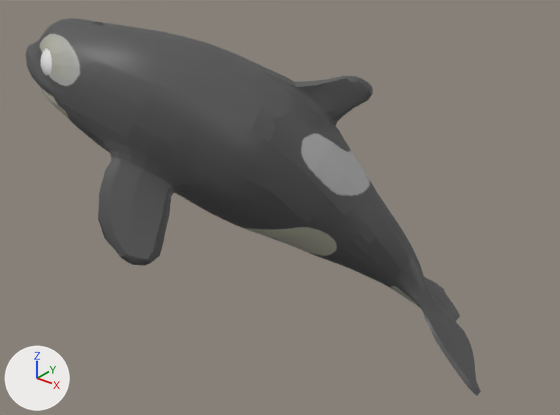
Renders of the FBX model FBXFiles/scarlet_rock_point_left.fbx from each side of a commit.
One viewpoint serves both versions: a camera (50 mm lens) standing at (1.77, -3.74, 1.66) and looking at (-0.63, -0.75, -0.2). The axes (+X, +Y, +Z) are drawn at lower left. The lights are the same throughout. Both versions are drawn at frame 81 of the action 'Take 001'; the numbers are the values there.

The first picture shows 'luna:left_eye_geo', 'luna:luna_geo'.
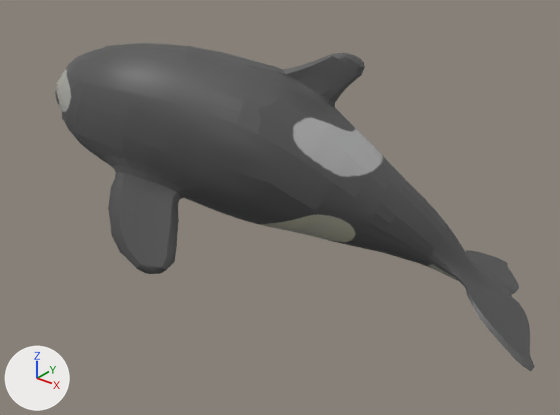
What differs and where, as boxes (x1, y1, x2, y2) in the pictures (560 x 415 px):
```json
{"object": "luna:luna_geo", "change": "posed", "before": [26, 18, 481, 396], "after": [57, 43, 535, 371], "on screen": "13% shorter"}
{"object": "luna:left_eye_geo", "change": "posed", "before": [40, 48, 52, 75], "after": [55, 87, 59, 104]}
{"bone": "luna:center_root_bind_joint", "before": "(137, 94) to (156, 39)", "after": "(137, 109) to (143, 52)"}
{"bone": "luna:center_neck_bind_joint", "before": "(137, 94) to (144, 67)", "after": "(137, 109) to (136, 81)"}
{"bone": "luna:center_head_bind_joint", "before": "(112, 83) to (117, 38)", "after": "(117, 103) to (108, 59)"}
```

The change, as JSON lines over the scene's bpy script:
```json
{"block": "bone_luna_center_root_bind_joint", "where": "bone_luna_center_root_bind_joint = bpy.data.objects['Armature'].pose.bones['luna:center_root_bind_joint']  # child of 'luna:Luna_root_bind_joint'"}
{"op": "set", "path": "bone_luna_center_root_bind_joint.location", "old": "(-40.2, 3.1, -118.8)", "new": "(-36.7, -6.9, -124.0)"}
{"op": "set", "path": "bone_luna_center_root_bind_joint.rotation_quaternion", "old": "(0.88, 0.084, -0.427, -0.189)", "new": "(0.865, 0.039, -0.493, -0.089)", "note": "degrees (26, -46, -36) -> degrees (17, -58, -21)"}
{"block": "bone_luna_center_neck_bind_joint", "where": "bone_luna_center_neck_bind_joint = bpy.data.objects['Armature'].pose.bones['luna:center_neck_bind_joint']  # child of 'luna:center_root_bind_joint'"}
{"op": "set", "path": "bone_luna_center_neck_bind_joint.rotation_quaternion", "old": "(0.981, 0.021, -0.184, 0.055)", "new": "(0.965, 0.021, -0.248, 0.085)", "note": "degrees (1, -21, 6) -> degrees (0, -29, 10)"}
{"block": "bone_luna_center_head_bind_joint", "where": "bone_luna_center_head_bind_joint = bpy.data.objects['Armature'].pose.bones['luna:center_head_bind_joint']  # child of 'luna:center_neck_bind_joint'"}
{"op": "set", "path": "bone_luna_center_head_bind_joint.rotation_quaternion", "old": "(0.997, 0.02, -0.047, 0.05)", "new": "(0.986, 0.017, -0.132, 0.098)", "note": "degrees (2, -5, 6) -> degrees (0, -15, 11)"}
```
